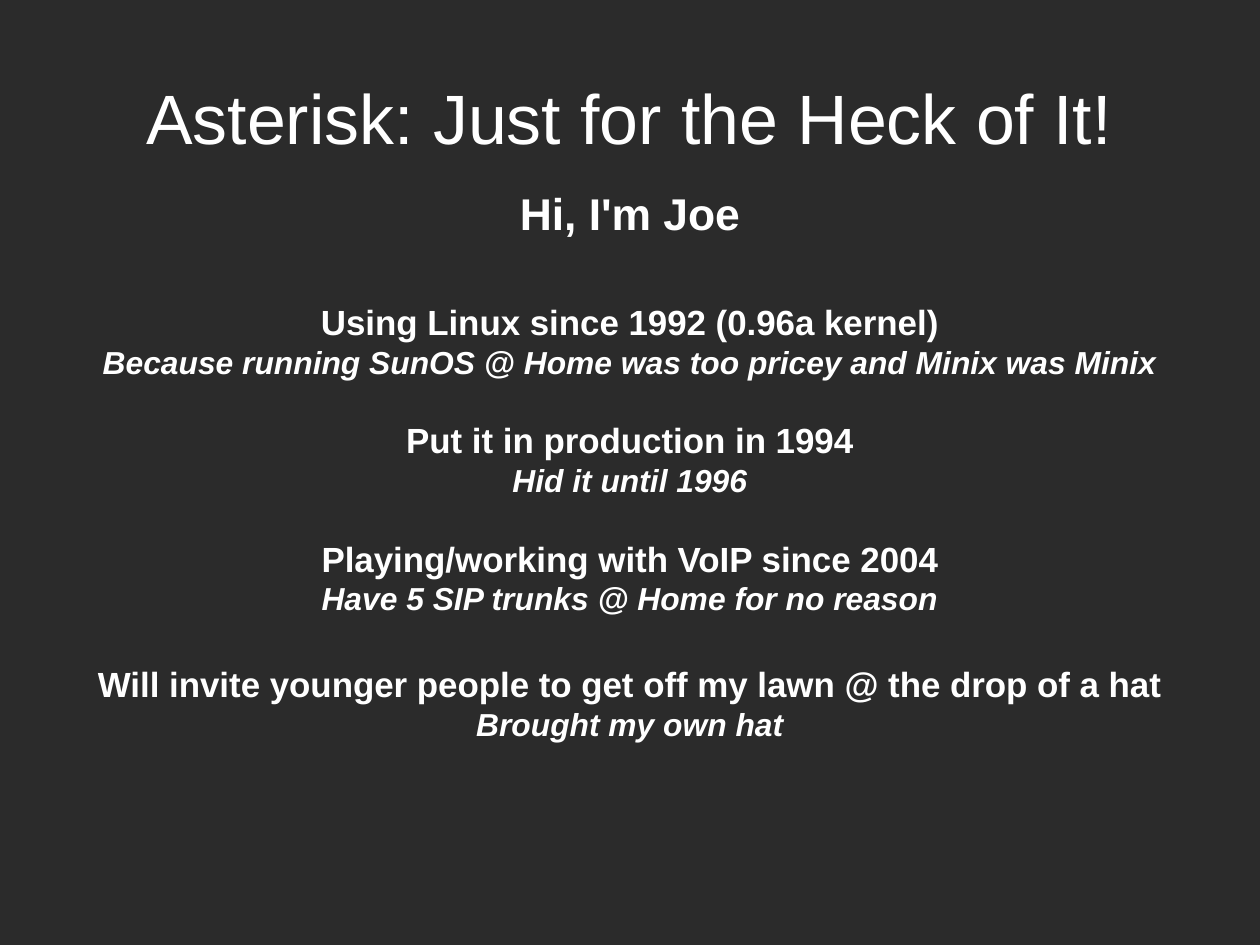
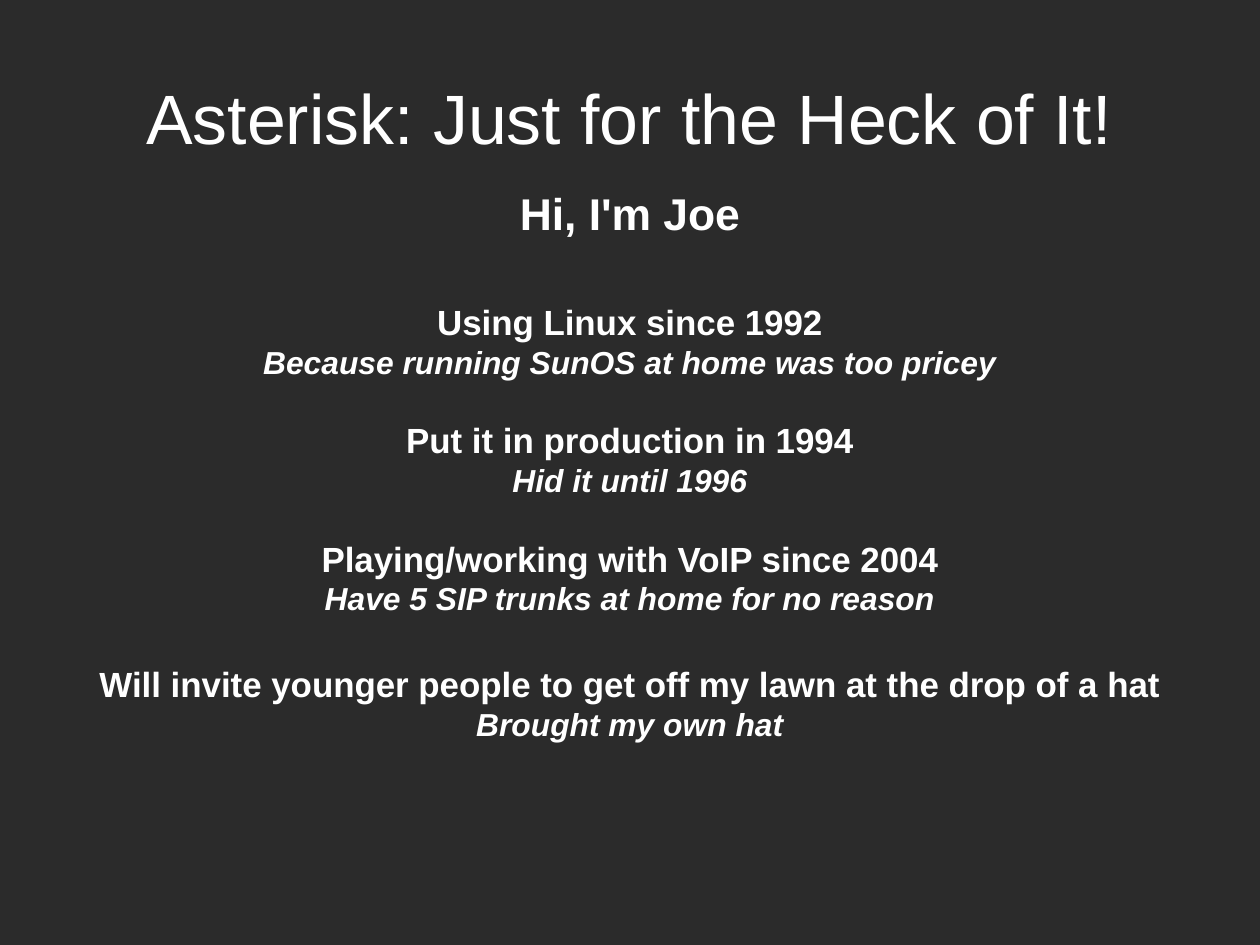
Before and after one commit to jpmcneely/Asterisk, a slide deck: slide 2 of LUG-Demo/Asterisk-Slides.odp. Drawn at 1260x945 pixels with LibreOffice and Linux fonts; fonts in the diff are those of the drawing; background and template pictures are left out; a plain dark background stands for a picture behind light text. Boxes give left, top, right and bottom in pixels: in the first picture for what was removed or moved away, otherwise in the second. Text is boxed around its words. In the diff, an @@ line names an element or a change of style, - is before the commit and + after.

```diff
--- a/LUG-Demo/Asterisk-Slides.odp
+++ b/LUG-Demo/Asterisk-Slides.odp
@@ subtitle at (x1=263, y1=309, x2=996, y2=380): text changed @@
-Using Linux since 1992 (0.96a kernel)
-Because running SunOS @ Home was too pricey and Minix was Minix
+Using Linux since 1992
+Because running SunOS at home was too pricey
@@ subtitle at (x1=99, y1=587, x2=1159, y2=742): text changed @@
-Have 5 SIP trunks @ Home for no reason
-Will invite younger people to get off my lawn @ the drop of a hat Brought my own hat
+Have 5 SIP trunks at home for no reason
+Will invite younger people to get off my lawn at the drop of a hat Brought my own hat
```
Also in this commit, not shown: 1 other slide changed.
